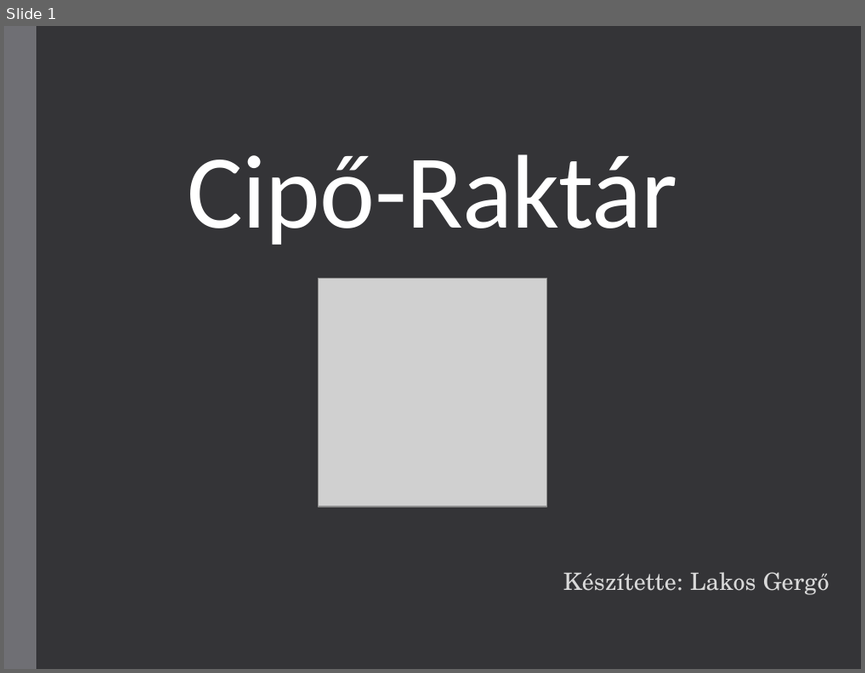
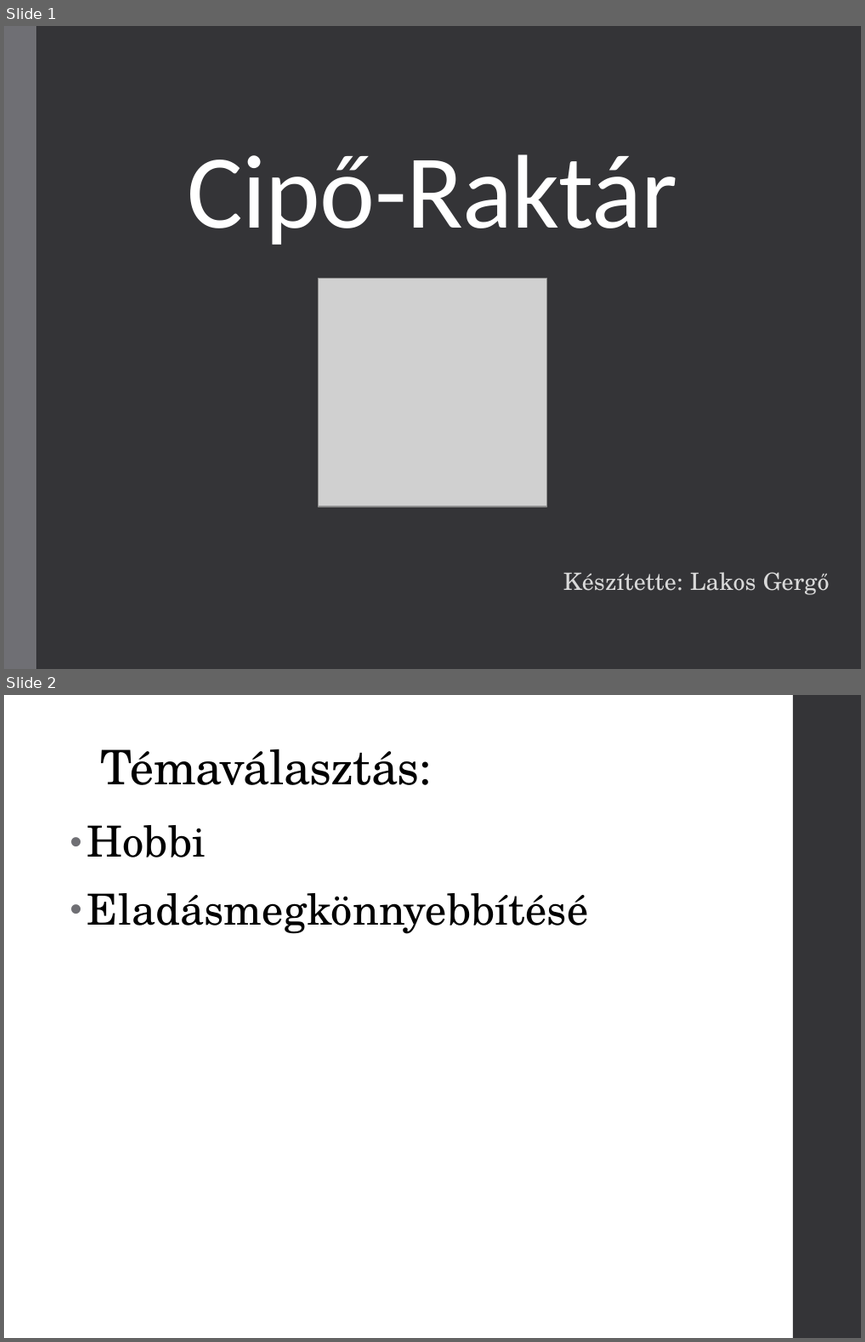
Before and after one commit to Greg1629/zarodolgozat, a slide deck: Lakos_Gergő_vedes.pptx. Shown one above the other, each under a label of ours: slide 1 before the commit, slides 1 and 2 after it. The pictures are 865x673 and 865x1342 pixels, drawn with LibreOffice and Linux fonts; fonts in the diff are those of the drawing; grey boxes stand for pictures. Boxes give left, top, right and bottom in pixels: in the first picture for what was removed or moved away, otherwise in the second. Text is boxed around its words. In the diff, an @@ line names an element or a change of style, - is before the commit and + after.

```diff
--- a/Lakos_Gergő_vedes.pptx
+++ b/Lakos_Gergő_vedes.pptx
@@ slide 2 added at box(4, 695, 861, 1338), background #FFFFFF @@
@@ rectangle added at box(793, 695, 861, 1338), fill #353537 @@
@@ title added at box(100, 749, 432, 785), 40 pt, text #000000 @@
+Témaválasztás:
@@ text added at box(87, 825, 589, 934), 36 pt, text #000000 @@
+• Hobbi
+• Eladásmegkönnyebbítésé
```
Also in this commit, not shown: 3 slides changed, 4 slides removed.
